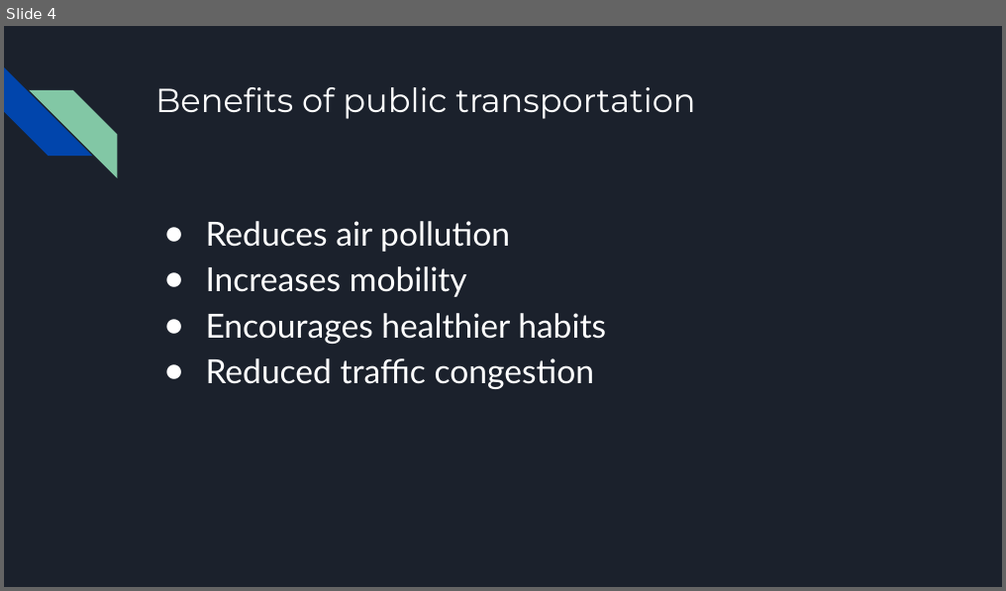
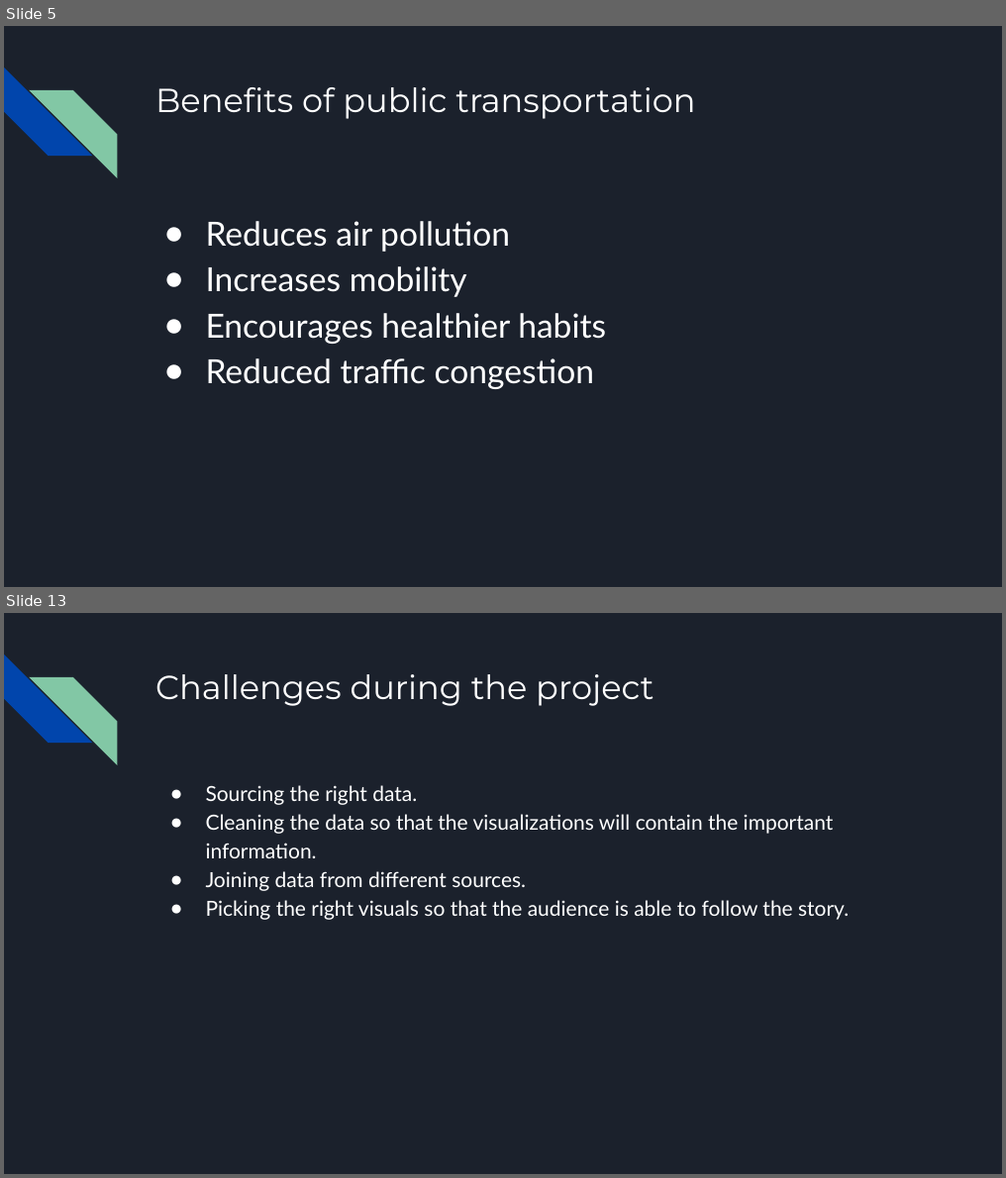
Before and after one commit to tye642/nashville_public_transportation, a slide deck: Capstone Presentation.pptx. Shown one above the other, each under a label of ours: slide 4 before the commit, slides 5 and 13 after it; the slides between them are not shown. The pictures are 1006x591 and 1006x1178 pixels, drawn with LibreOffice and Linux fonts; fonts in the diff are those of the drawing. Boxes give left, top, right and bottom in pixels: in the first picture for what was removed or moved away, otherwise in the second. Text is boxed around its words. In the diff, an @@ line names an element or a change of style, - is before the commit and + after.

```diff
--- a/Capstone Presentation.pptx
+++ b/Capstone Presentation.pptx
@@ slide 13 added at box(4, 613, 1002, 1174), background #1B212C; not listed: 2 template elements that a slide beside it also shows @@
@@ title added at box(155, 674, 653, 706), 24 pt, text #FFFFFF @@
+Challenges during the project
@@ text added at box(206, 785, 848, 920), 15 pt, text #FFFFFF @@
+● Sourcing the right data.
+● Cleaning the data so that the visualizations will contain the important information.
+● Joining data from different sources.
+● Picking the right visuals so that the audience is able to follow the story.
@@ what was slide 4 is now slide 5 @@
```
Also in this commit, not shown: 10 slides changed, 1 other slide added, 1 other file.
